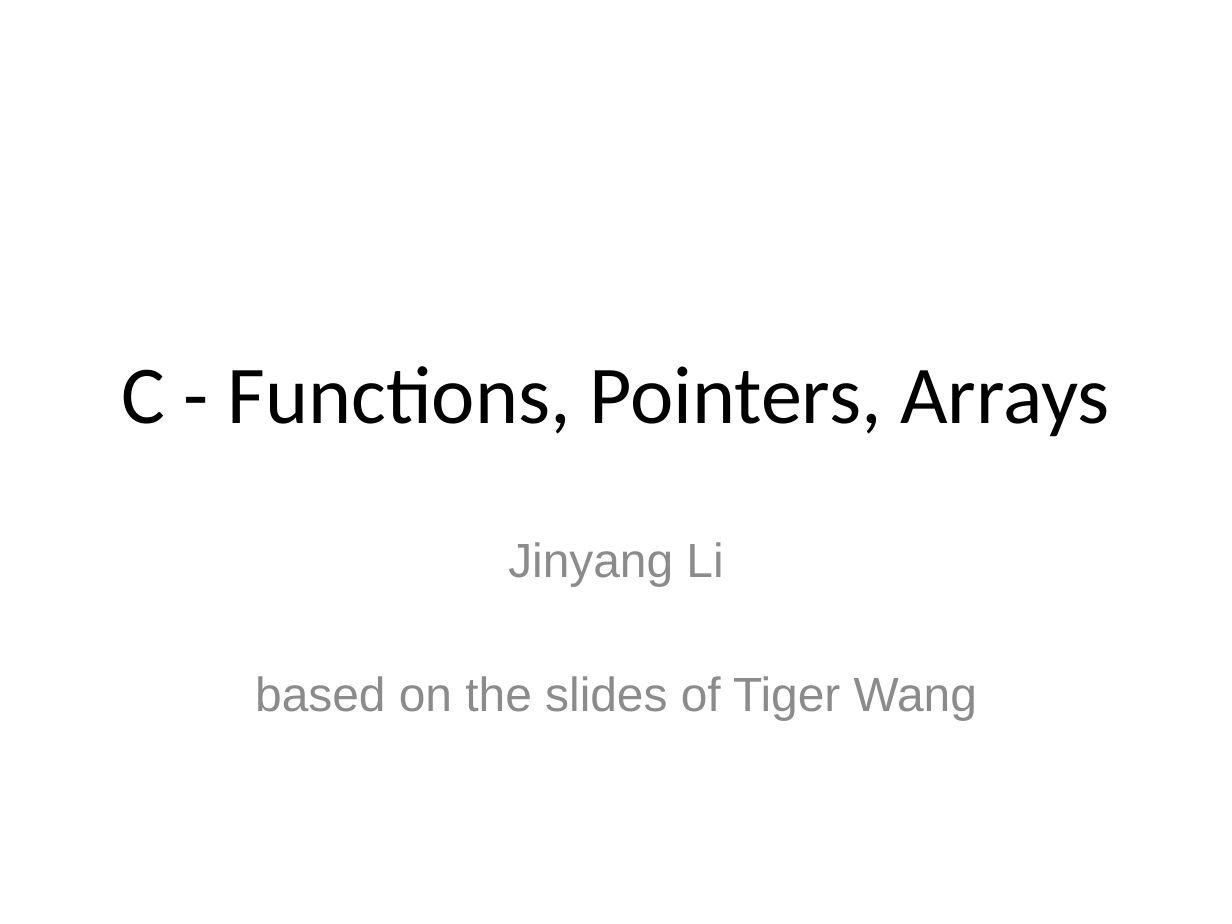
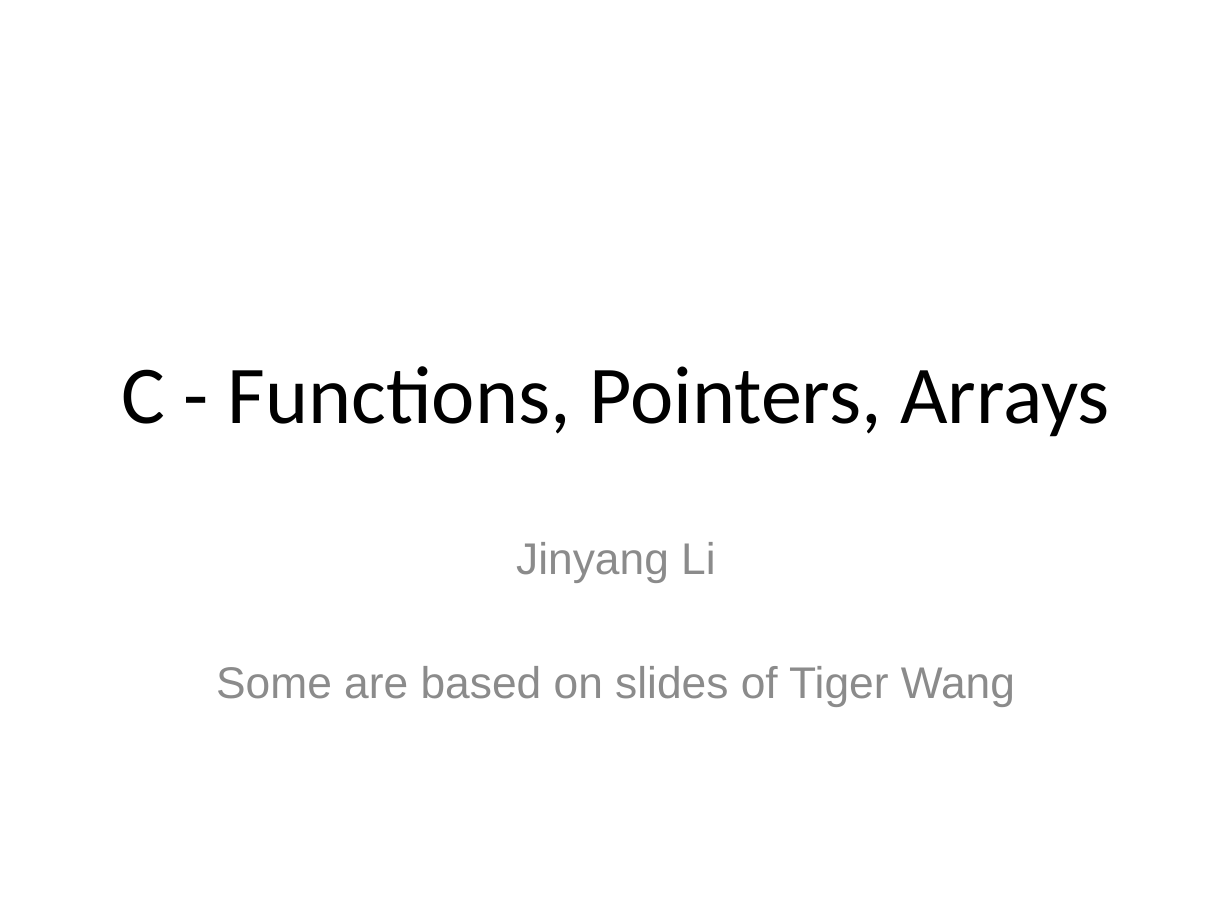
Before and after one commit to NYU-CSO/nyu-cso.github.io, a slide deck: slide 1 of notes/05-pointer_array.pptx. Drawn at 1232x924 pixels with LibreOffice and Linux fonts; fonts in the diff are those of the drawing. Boxes give left, top, right and bottom in pixels: in the first picture for what was removed or moved away, otherwise in the second. Text is boxed around its words. In the diff, an @@ line names an element or a change of style, - is before the commit and + after.

```diff
--- a/notes/05-pointer_array.pptx
+++ b/notes/05-pointer_array.pptx
@@ subtitle at (516,542,715,582): size 28 to 25.9 pt in "Jinyang Li" @@
@@ subtitle at (216,666,1015,706): text changed; size 28 to 25.9 pt @@
-based on the slides of Tiger Wang
+Some are based on slides of Tiger Wang
```
Also in this commit, not shown: 15 other slides changed, 7 slides added, 5 slides removed, 1 other file.
